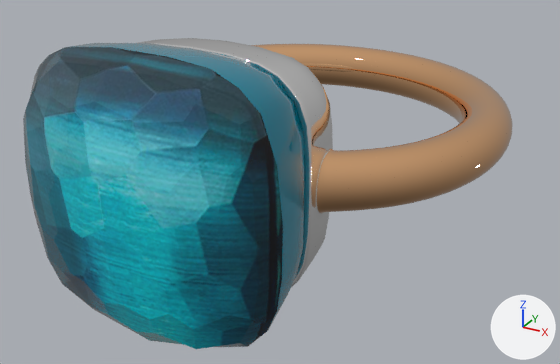
One commit to the glTF model res/models/MaxiLondonBlue.glb: the scene before it, then after it.
Both versions are drawn from a camera (50 mm lens) standing at (0.0341, -0.0674, 0.0248) and looking at (-0.0006, -0.0045, -0.0067). Lighting does not change. The marker at lower right points along +X, +Y and +Z. Where no turn or scale is listed for an object, it has been applied to the vertices.

In view in the first picture: 'Gem', 'Metal'.
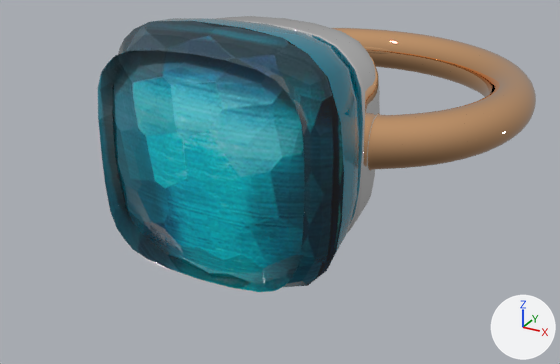
What differs and where, as boxes (x1, y1, x2, y2) in the pictures (560 x 364 px):
'Gem', moved
    before: (23, 43, 304, 349)
    after: (112, 18, 359, 287)
'Metal', moved
    before: (138, 38, 512, 287)
    after: (216, 16, 536, 234)
'Las', unchanged, uncovered by the edit
    after: (98, 49, 311, 292)

The edits, one by one:
Object 'Gem' (ob_gem) moves from (0.0, 0.0, 0.0) to (0.0, 0.01, 0.0).
Object 'Metal' (ob_metal) moves from (0.0, 0.0, 0.0) to (0.0, 0.01, 0.0).
